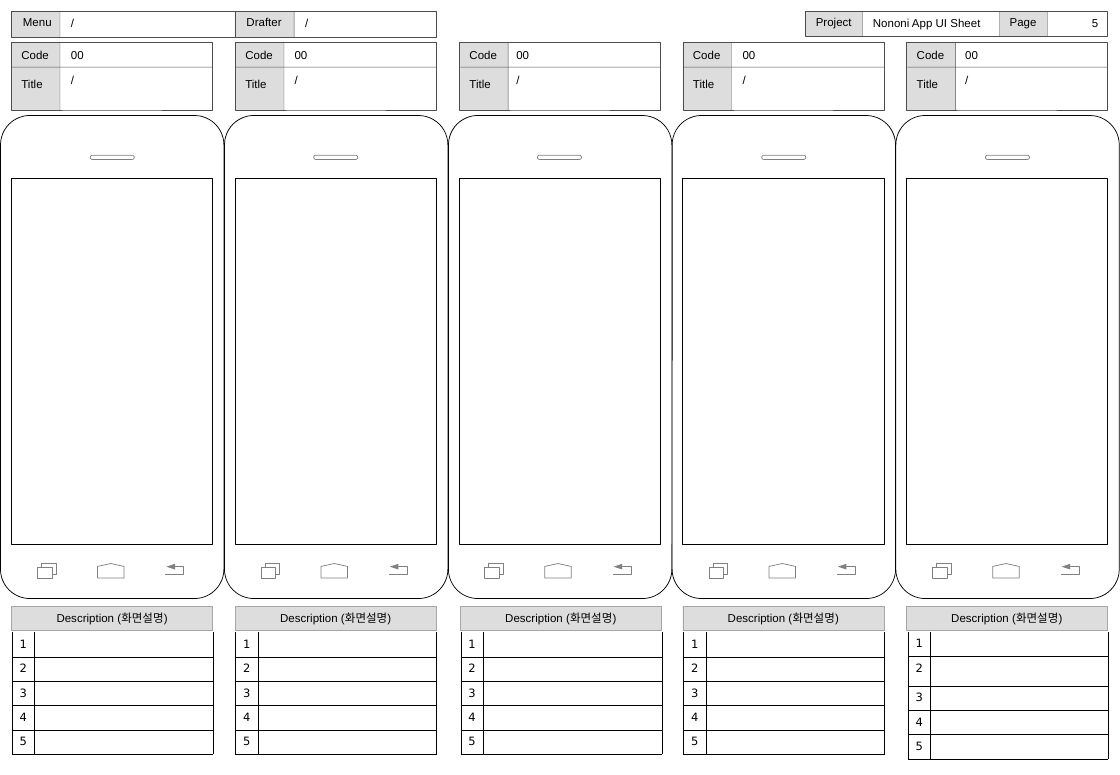
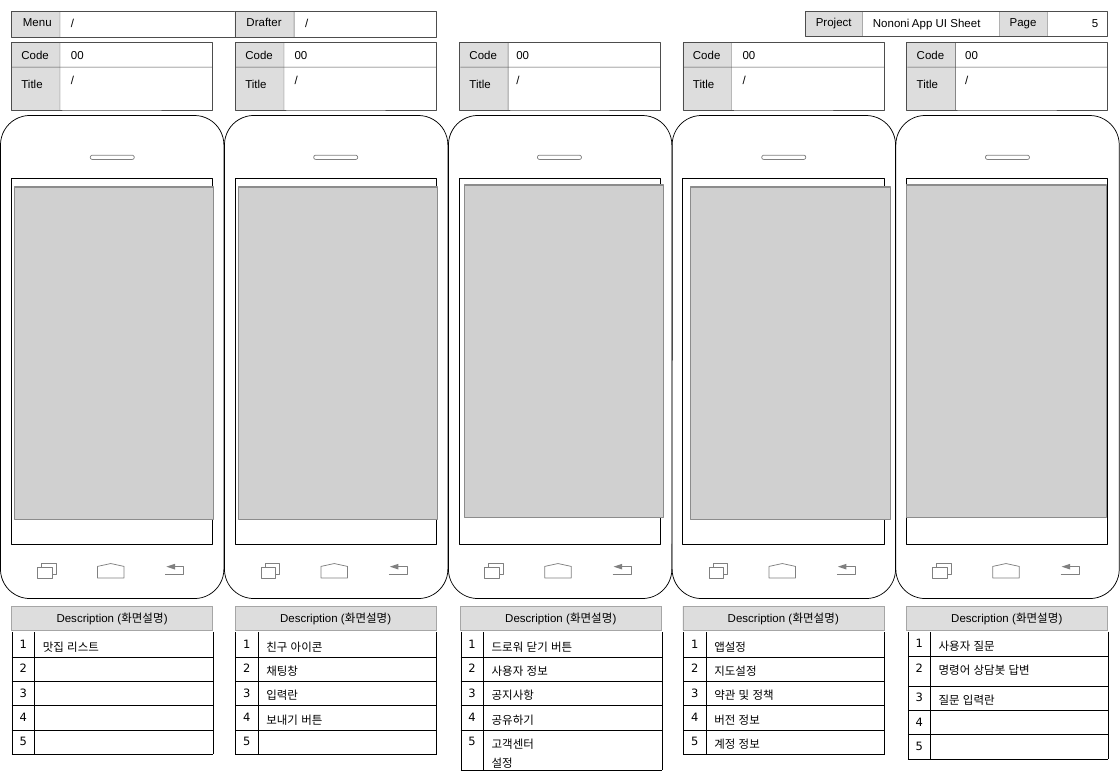
Before and after one commit to kayheypark/practice, a slide deck: slide 5 of 국비/TeamProject/와이어프레임/앱UI스토리보드.pptx. Drawn at 1120x775 pixels with LibreOffice and Linux fonts; fonts in the diff are those of the drawing; grey boxes stand for pictures. Boxes give left, top, right and bottom in pixels: in the first picture for what was removed or moved away, otherwise in the second. Text is boxed around its words. In the diff, an @@ line names an element or a change of style, - is before the commit and + after.

```diff
--- a/국비/TeamProject/와이어프레임/앱UI스토리보드.pptx
+++ b/국비/TeamProject/와이어프레임/앱UI스토리보드.pptx
@@ picture added at box(14, 187, 214, 520) @@
@@ picture added at box(238, 187, 437, 520) @@
@@ picture added at box(464, 185, 664, 518) @@
@@ picture added at box(691, 187, 890, 520) @@
@@ picture added at box(907, 185, 1107, 518) @@
@@ table at box(11, 633, 212, 755) @@
-row 1, column 2: 
+row 1, column 2: 맛집 리스트
@@ table at box(236, 633, 436, 755) @@
-row 1, column 2: 
+row 1, column 2: 친구 아이콘
-row 2, column 2: 
+row 2, column 2: 채팅창
-row 3, column 2: 
+row 3, column 2: 입력란
-row 4, column 2: 
+row 4, column 2: 보내기 버튼
@@ table at box(461, 633, 662, 775) @@
-row 1, column 2: 
+row 1, column 2: 드로워 닫기 버튼
-row 2, column 2: 
+row 2, column 2: 사용자 정보
-row 3, column 2: 
+row 3, column 2: 공지사항
-row 4, column 2: 
+row 4, column 2: 공유하기
-row 5, column 2: 
+row 5, column 2: 고객센터 / 설정
@@ table at box(684, 633, 884, 755) @@
-row 1, column 2: 
+row 1, column 2: 앱설정
-row 2, column 2: 
+row 2, column 2: 지도설정
-row 3, column 2: 
+row 3, column 2: 약관 및 정책
-row 4, column 2: 
+row 4, column 2: 버전 정보
-row 5, column 2: 
+row 5, column 2: 계정 정보
@@ table at box(908, 632, 1109, 759) @@
-row 1, column 2: 
+row 1, column 2: 사용자 질문
-row 2, column 2: 
+row 2, column 2: 명령어 상담봇 답변
-row 3, column 2: 
+row 3, column 2: 질문 입력란
```
Also in this commit, not shown: 4 other slides changed, 1 slide added.
